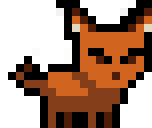
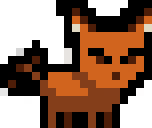
Comparing the layer stacks of the two 152 x 128 images. Changes:
added group "Grupo de capas" with 12 layers over [0, 0, 152, 96]
showed "Copia de Copia de Copia de Copia de Copia de 1.png #8", moved it into group "Grupo de capas" over [0, 0, 152, 96]
showed "Copia de Copia de Copia de Copia de Copia de 1.png #7", moved it into group "Grupo de capas" over [0, 0, 152, 96]
showed "Copia de Copia de Copia de Copia de Copia de Copia de Copia de 1.png", moved it into group "Grupo de capas" over [0, 0, 152, 96]
showed "Copia de Copia de Copia de Copia de Copia de 1.png #6", moved it into group "Grupo de capas" over [0, 0, 152, 96]
showed "Copia de Copia de Copia de Copia de Copia de 1.png #5", moved it into group "Grupo de capas" over [0, 0, 152, 96]
showed "Copia de Copia de Copia de Copia de Copia de 1.png #4", moved it into group "Grupo de capas" over [0, 0, 152, 96]
showed "Copia de Copia de Copia de Copia de Copia de Copia de 1.png", moved it into group "Grupo de capas" over [16, 0, 152, 96]
showed "Copia de Copia de Copia de Copia de Copia de 1.png #3", moved it into group "Grupo de capas" over [8, 0, 152, 96]
showed "Copia de Copia de Copia de Copia de Copia de 1.png #2", moved it into group "Grupo de capas" over [0, 0, 152, 96]
showed "Copia de Copia de Copia de Copia de Copia de 1.png #1", moved it into group "Grupo de capas" over [0, 0, 152, 96]
showed "Copia de Copia de Copia de Copia de Copia de 1.png", moved it into group "Grupo de capas" over [0, 0, 152, 96]
moved "Copia de Copia de Copia de 1.png" into group "Grupo de capas" over [8, 0, 152, 96]
